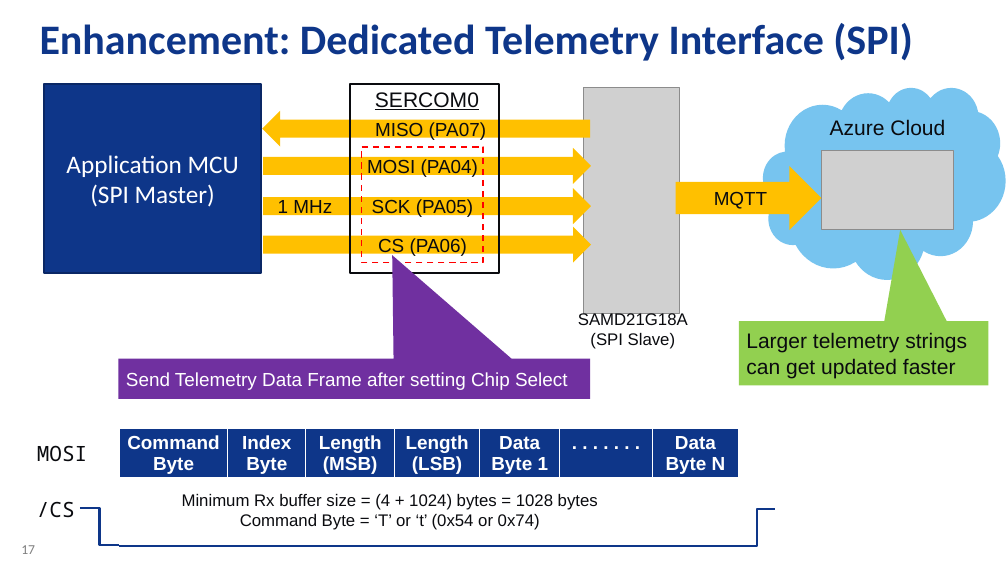
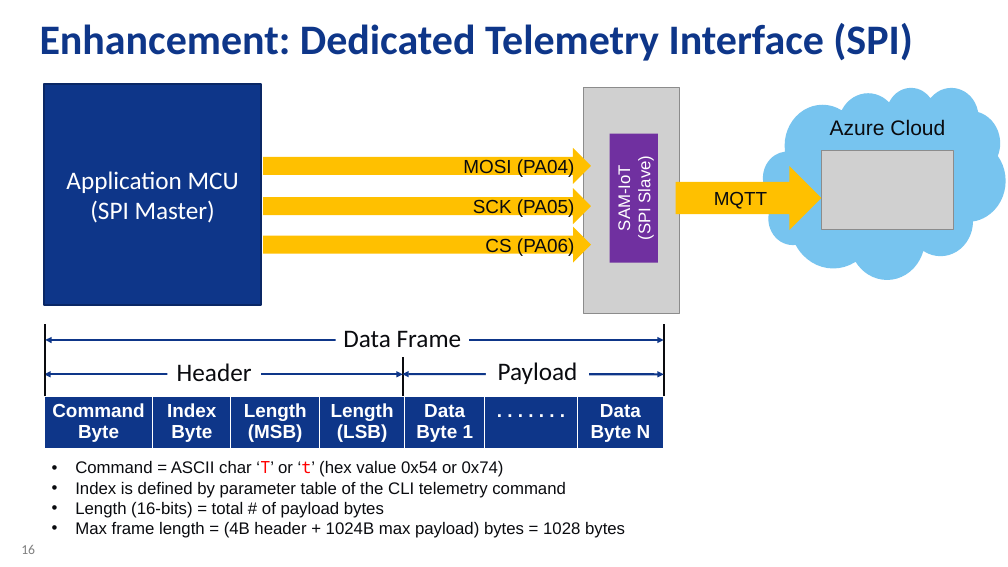
Before and after one commit to danewalton/Microchip-SAM-IoT-Wx, a slide deck: slide 16 of AO-Smith-MSFT-MCHP-r6.pptx (slide 17 before the commit). Drawn at 1008x567 pixels with LibreOffice and Linux fonts; fonts in the diff are those of the drawing; grey boxes stand for pictures; background and template pictures are left out. Boxes give left, top, right and bottom in pixels: in the first picture for what was removed or moved away, otherwise in the second. Text is boxed around its words. In the diff, an @@ line names an element or a change of style, - is before the commit and + after.

```diff
--- a/AO-Smith-MSFT-MCHP-r6.pptx
+++ b/AO-Smith-MSFT-MCHP-r6.pptx
@@ rectangle "Application MCU": place and size @@
-rectangle "Application MCU" at (45,84,262,273)
+rectangle "Application MCU" at (45,84,262,306)
@@ rectangle removed at (350,84,499,273) @@
@@ left arrow removed at (262,110,591,147) @@
-MISO (PA07)
@@ text removed at (375,92,479,110) @@
-SERCOM0
@@ alignment centre to right in 3 elements at (263,227,591,263), (263,188,591,225), (263,148,591,185) @@
@@ rectangle removed at (361,147,483,262) @@
@@ rectangle "SAM-IoT" at (610,133,658,263): fill none to #7030A0; rotation 0 to 270 degrees @@
@@ text in rectangle at (615,171,634,229): text changed; text colour #0A0B0F to #FFFFFF @@
-SAMD21G18A
+SAM-IoT
@@ text in rectangle at (635,160,654,239): text colour #0A0B0F to #FFFFFF in "(SPI Slave)" @@
@@ text removed at (278,200,332,217) @@
-1 MHz
@@ line added from (45, 396) to (45, 324), #0A0B0F 2 pt @@
@@ line added from (664, 396) to (664, 324), #0A0B0F 2 pt @@
@@ speech box removed at (739,321,988,386) @@
-Larger telemetry strings can get updated faster
@@ line moved from (119, 546) - (736, 546) to (45, 340) - (664, 340) @@
@@ line (45, 340) - (664, 340): line to double arrow @@
@@ speech box removed at (119,358,591,399) @@
-Send Telemetry Data Frame after setting Chip Select
@@ text added at (343,330,462,347), 24 pt, text #0A0B0F @@
+Data Frame
@@ line added from (403, 396) to (403, 357), #0A0B0F 2 pt @@
@@ double arrow added from (45, 374) to (403, 374), #0E3689 2 pt @@
@@ text added at (177,363,252,381), 24 pt, text #0A0B0F @@
+Header
@@ double arrow added from (402, 374) to (664, 374), #0E3689 2 pt @@
@@ text added at (498,362,578,384), 24 pt, text #0A0B0F @@
+Payload
@@ table: place and size @@
-table at (119,429,738,482)
+table at (45,396,663,449)
@@ text removed at (37,445,87,462) @@
-MOSI
@@ text added at (75,461,625,538), 16 pt, text #0A0B0F @@
+• Command = ASCII char ‘T’ or ‘t’ (hex value 0x54 or 0x74)
+• Index is defined by parameter table of the CLI telemetry command
+• Length (16-bits) = total # of payload bytes
+• Max frame length = (4B header + 1024B max payload) bytes = 1028 bytes
@@ text removed at (37,501,75,518) @@
-/CS
@@ elbow line removed from (80, 508) to (119, 545) @@
@@ text removed at (182,494,598,530) @@
-Minimum Rx buffer size = (4 + 1024) bytes = 1028 bytes
-Command Byte = ‘T’ or ‘t’ (0x54 or 0x74)
@@ elbow line removed from (774, 509) to (736, 546) @@
@@ page number at (21,545,35,554): text changed @@
-17
+16
```
Also in this commit, not shown: 1 slide added, 1 slide removed, 2 other files.
